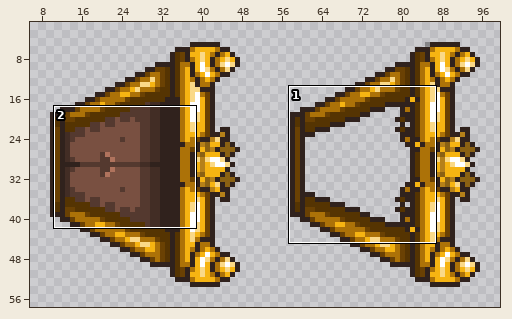
Two versions of one sprite sheet, MobileIsaccFramework/app/src/main/res/drawable/golddoor_right.png. Above, an overview of the earlier version with the close-up marked.
Close-up. As it was:
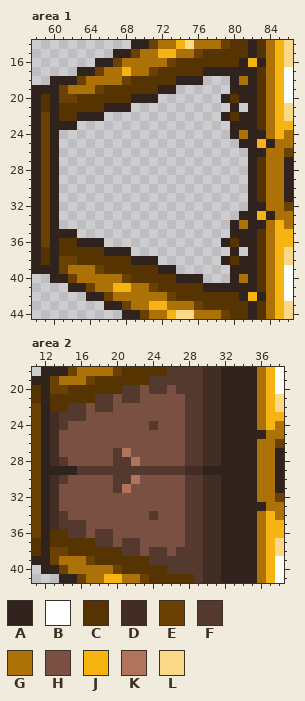
The file is 106x60 pixels. Colours within 5 levels of each other are drawn and written as one. Shown: area 1: x 58..86, y 14..44; area 2: x 11..38, y 18..41. The wide view leaves out empty margins.
Palette (. is transparent): A #30221d  B #ffffff  C #553402  D #422d25  E #6a4103  F #54392f  G #ac7208  H #795041  J #f6b412  K #b0735d  L #fad988
Pixels before, area 1, first column x 58:
14 ...........AAEGGJLGGGECCACGJL
15 .........AAEGGJJGGECCCCCACGJL
16 .......AAEGGGGGECCCCCCCAJAGJL
17 .....AAEGGJGGECCCCCAAAAAACGJB
18 ..AAAEGGGGECCCCCAAA...AGACGJB
19 AAAEGGGECCCCCCAA......AAACGJB
20 ACAEECCCCCCAAA.......ACAACGJB
21 ACACCCCCAAA...........A.ACGJL
22 AEACCAAA.............ACAACGJL
23 AEAAA.................AAACGJJ
24 AEA...................AGAAGJG
25 AEA....................AAJAGG
26 AEA.....................AAGGE
27 AEA.....................ACGGA
28 AEA.....................ACGGA
29 AEA.....................ACGGA
30 AEA.....................ACGGA
31 AEA.....................ACGGA
32 AEA.....................AAGGE
33 AEA....................AAJAGG
34 AEA...................AGAAGJG
35 AEAAA.................AAACGJJ
36 AEACCAAA.............ACAACGJJ
37 ACACCCCCAAA...........A.ACGJL
38 ACAEECCCCCCAAA.......ACAACGJL
39 AAAEGGGECCCCCCAA......AAACGJB
40 ..AAEGGGGGECCCCCAAA...AGACGJB
41 ....AAEGGJJGGECCCCCAAAAAACGJB
42 ......AAEGGGGGGECCCCCCCAJAGJB
43 ........AAEGGJJGGGECCCCCACGJL
44 ..........AAEGGJLLGGGECCACGJL
Pixels before, area 2, first column x 11:
18 .AAAEGGGGECCCCCFFFFDDAAAAGJB
19 AAEGGGECCCCCCFFFFFFDDAAAAGJB
20 CAEECCCCCCFFHFFHFFFDDAAAAGJB
21 CACCCCCFFHFFHHHHHFFDDAAAAGJL
22 EACCFFHFFHHHHHHHHFFDDAAAAGJL
23 EADFFFHHHHHHHHHHHFFDDAAAAGJJ
24 EADFHHHHHHHHHFHHHFFDDAAAAGJG
25 EADHHHHHHHHHHHHHHFFDDAAAAAGG
26 EADHHHHHHHHHHHHHHFFDDAAAAGGE
27 EADHHHHHHFKHHHHHHFFDDAAAAGGA
28 EADFHHHHHFFKHHHHHFFDDAAAAGGA
29 EAAAAFFFFFFFFFFFFDDAAAAAAGGA
30 EADFHHHHHFFKHHHHHFFDDAAAAGGA
31 EADHHHHHHFKHHHHHHFFDDAAAAGGA
32 EADHHHHHHHHHHHHHHFFDDAAAAGGE
33 EADHHHHHHHHHHHHHHFFDDAAAAAGG
34 EADFHHHHHHHHHFHHHFFDDAAAAGJG
35 EADFFFHHHHHHHHHHHFFDDAAAAGJJ
36 EACCFFHFFHHHHHHHHFFDDAAAAGJJ
37 CACCCCCFFHFFHHHHHFFDDAAAAGJL
38 CAEECCCCCCFFHFFHFFFDDAAAAGJL
39 AAEGGGECCCCCCFFFFFFDDAAAAGJB
40 .AAEGGGGGECCCCCFFFFDDAAAAGJB
41 ...AAEGGJJGGECCCCCFDDAAAAGJB
After:
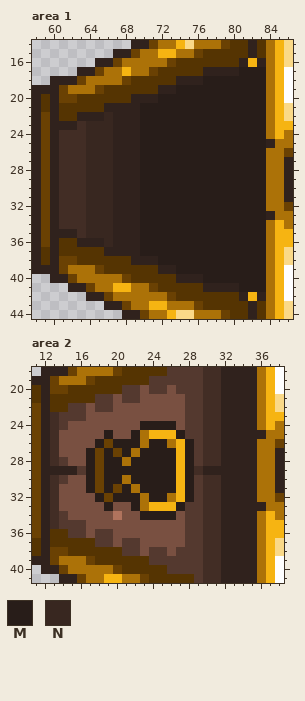
Colours new in this view: M #281d19  N #382720
Difference:
Changed rows in their new state; - is an unchanged pixel.
Area 1:
first column x 61:
17 --------------------MMM
18 ----------------MMMMMMM
19 -------------MMMMMMMMMM
20 -----------MMMMMMMMMMMM
21 --------AMMMMMMMMMMMMMM
22 -----NAAAMMMMMMMMMMMMMM
23 --DNNNAAAMMMMMMMMMMMMMM
24 DDDNNNAAAMMMMMMMMMMMMMM
25 DDDNNNAAAMMMMMMMMMMMMMM
26 DDDNNNAAAMMMMMMMMMMMMMM
27 DDDNNNAAAMMMMMMMMMMMMMM
28 DDDNNNAAAMMMMMMMMMMMMMM
29 DDDNNNAAAMMMMMMMMMMMMMM
30 DDDNNNAAAMMMMMMMMMMMMMM
31 DDDNNNAAAMMMMMMMMMMMMMM
32 DDDNNNAAAMMMMMMMMMMMMMM
33 DDDNNNAAAMMMMMMMMMMMMMM
34 DDDNNNAAAMMMMMMMMMMMMMM
35 --DNNNAAAMMMMMMMMMMMMMM
36 -----NAAAMMMMMMMMMMMMMM
37 --------AMMMMMMMMMMMMMM
38 -----------MMMMMMMMMMMM
39 -------------MMMMMMMMMM
40 ----------------MMMMMMM
41 --------------------MMM
Area 2:
first column x 17:
24 ------MMMM--
25 --M--MGJJJM-
26 -MEMMMGMMGJM
27 MEMEMGMMMMJM
28 MEMMGMMMMMJM
29 MEMMMMMMMMJM
30 MEMMGMMMMMJM
31 MEMEMGMMMMJM
32 -MEMMMGMMGJM
33 --M--MGJJJM-
34 ---K--MMMM--
